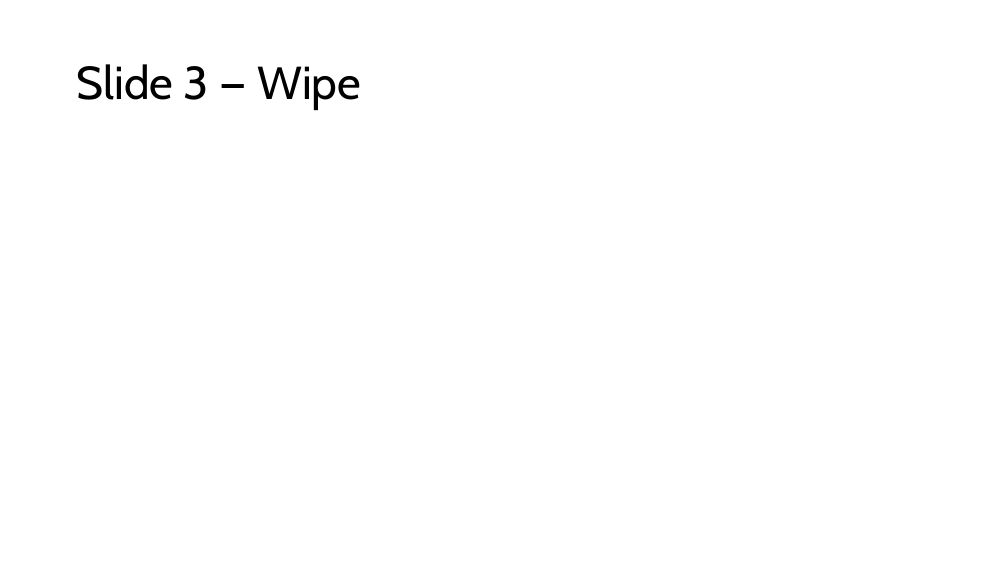
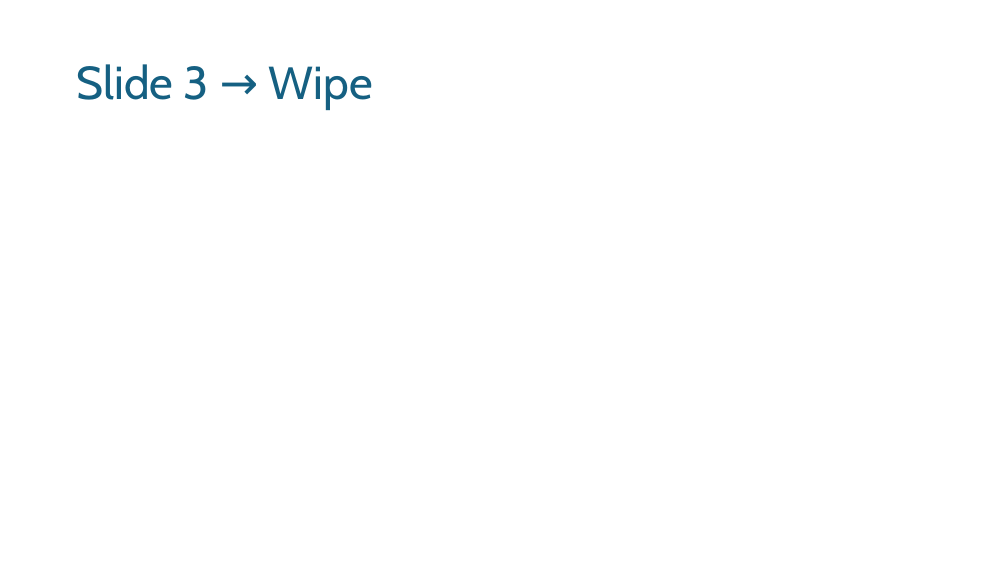
Before and after one commit to onysu/kursus, a slide deck: slide 3 of assets/files/4-slide-berurutan.pptx. Drawn at 1008x567 pixels with LibreOffice and Linux fonts; fonts in the diff are those of the drawing. Boxes give left, top, right and bottom in pixels: in the first picture for what was removed or moved away, otherwise in the second. Text is boxed around its words. In the diff, an @@ line names an element or a change of style, - is before the commit and + after.

```diff
--- a/assets/files/4-slide-berurutan.pptx
+++ b/assets/files/4-slide-berurutan.pptx
@@ title at bbox=[77, 64, 373, 110]: text changed; text colour #000000 to #156082 @@
-Slide 3 — Wipe
+Slide 3 → Wipe
```
Also in this commit, not shown: 3 other slides changed, 4 other files.
